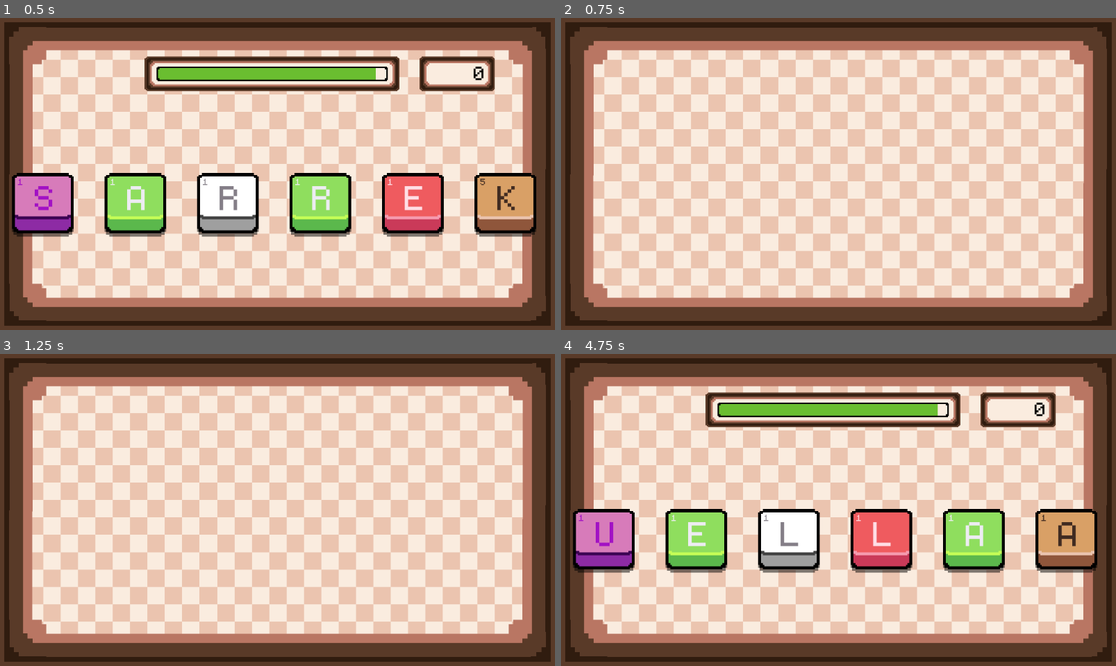
Above: before the commit, frames 1-4 (two rows, left to right).
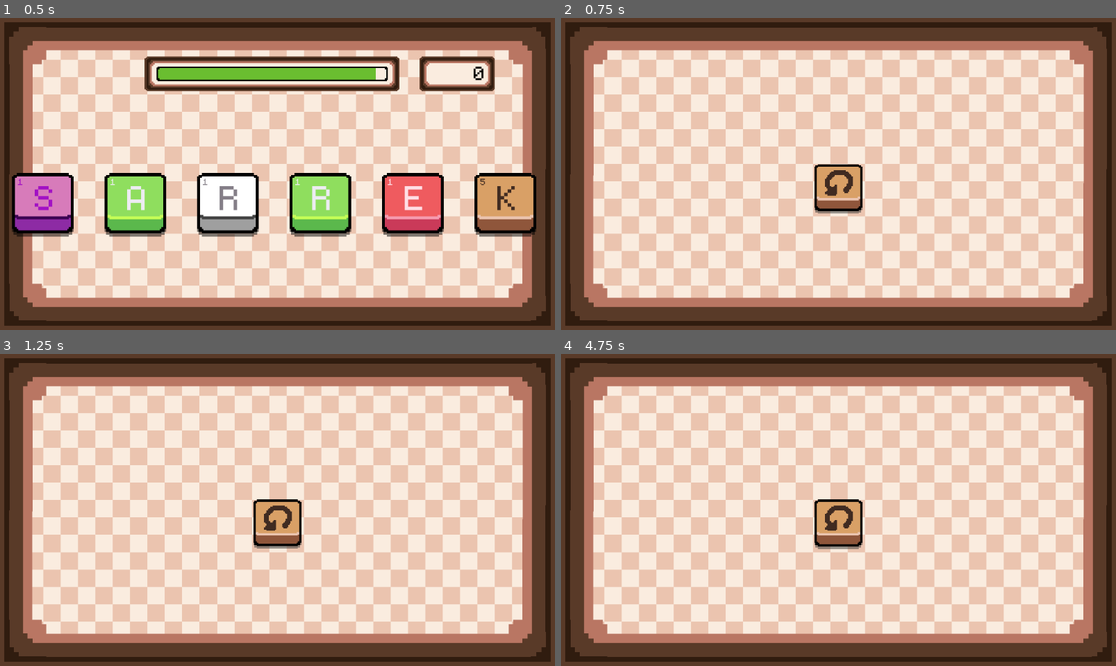
Above: after the commit, the same moments.

Repository: lohchness/Swivle
Game: Godot game, scene res://scenes/Game.tscn
Two runs of this game, one before a commit and one after it. Both use one fixed random seed, a clock stepped at 60 frames per second and the inputs below.
Inputs (mouse positions are in pixels of both pictures, inside the frame that each line leads up to):
- Up to frame 1 (0.5 s): no input
- Up to frame 2 (0.75 s): tap Enter (DEBUG_END) at 0.5 s; move the mouse to (605, 205) at 0.52 s; tap 5 (FIVE) at 0.6 s; click (605, 205) at 0.67 s
- Up to frame 3 (1.25 s): no input
- Up to frame 4 (4.75 s): click (838, 522) at 1.27 s; move the mouse to (727, 525) at 2.02 s; tap 4 (FOUR) at 2.1 s; click (727, 525) at 2.17 s; tap Space (Pivot) at 2.75, 3.6 s; move the mouse to (894, 441) at 2.77 s; tap 1 (ONE) at 2.85 s; click (894, 441) at 2.92 s; move the mouse to (810, 572) at 3.52 s; click (810, 572) at 3.67 s; tap Enter (DEBUG_END) at 4.25 s; move the mouse to (1005, 556) at 4.27 s; right-click (1005, 556) at 4.35 s; click (1005, 556) at 4.42 s

Frame 1 is identical in both runs. In frame 2, 1.3% of the frame differs, in the area x 45-55%, y 46-63%; in frame 3, 1.3%; in frame 4, 20%, in the area x 2-97%, y 12-71%.

Commit message:
feat: implement restart control key

Diff:
--- a/scenes/Game.tscn
+++ b/scenes/Game.tscn
@@ -11,6 +11,7 @@
 [ext_resource type="Texture2D" uid="uid://iibm3h362gtv" path="res://assets/menu_burger.png" id="9_s58x2"]
 [ext_resource type="PackedScene" uid="uid://ctau5r7efkgkr" path="res://scenes/Countdown.tscn" id="9_yiqp2"]
 [ext_resource type="PackedScene" uid="uid://dbg1ecfoostfo" path="res://scenes/score_window.tscn" id="10_3xj3m"]
+[ext_resource type="PackedScene" uid="uid://cqh4be70g6bi3" path="res://scenes/controls/restart_control_key.tscn" id="12_mcffj"]
 
 [node name="Game" type="Node2D"]
 script = ExtResource("1_d0sg0")
@@ -110,3 +111,6 @@
 
 [node name="Timer" parent="TopBar" instance=ExtResource("9_yiqp2")]
 position = Vector2(565, 116)
+
+[node name="RestartControlKey" parent="." instance=ExtResource("12_mcffj")]
+position = Vector2(576, 796)
--- /dev/null
+++ b/scenes/controls/restart_control_key.tscn
@@ -0,0 +1,13 @@
+[gd_scene load_steps=4 format=3 uid="uid://cqh4be70g6bi3"]
+
+[ext_resource type="PackedScene" uid="uid://baf7w6gsreqts" path="res://scenes/control_key.tscn" id="1_cgm6q"]
+[ext_resource type="Script" uid="uid://rts2shyu8vwg" path="res://scripts/controls/restart_control_key.gd" id="2_fu1wx"]
+[ext_resource type="Texture2D" uid="uid://dxhy8gygkwii" path="res://assets/restartkey.png" id="3_qeihn"]
+
+[node name="RestartControlKey" instance=ExtResource("1_cgm6q")]
+script = ExtResource("2_fu1wx")
+
+[node name="TextureButton" parent="." index="0"]
+texture_normal = ExtResource("3_qeihn")
+
+[connection signal="pressed" from="TextureButton" to="." method="_on_texture_button_pressed"]
--- a/scripts/Game.gd
+++ b/scripts/Game.gd
@@ -10,6 +10,7 @@
 @onready var processor: Processor = $WordProcessor
 @onready var score_counter: Label = $TopBar/ScoreWindow/ScoreCounter
 @onready var timer: CountdownBar = $TopBar/Timer
+@onready var restart_key: RestartControlKey = $RestartControlKey
 
 
 func _ready() -> void:
@@ -18,6 +19,7 @@
 	hand.pivoted.connect(Callable(self, "moved"))
 	score_counter.text = str(total_score)
 	timer.gameover.connect(Callable(self, "game_over"))
+	restart_key.restart_pressed.connect(Callable(self, "restart"))
 
 
 func _physics_process(_delta: float) -> void:
@@ -62,6 +64,7 @@
 	game_state = State.GAMEOVER
 	hand.game_over()
 	$TopBar.game_over()
+	restart_key.game_over()
 
 
 func restart() -> void:
@@ -70,3 +73,4 @@
 	hand.new_game()
 	hand.deselect_all()
 	$TopBar.new_game()
+	restart_key.new_game()
--- /dev/null
+++ b/scripts/controls/restart_control_key.gd
@@ -0,0 +1,33 @@
+class_name RestartControlKey
+extends ControlKey
+
+signal restart_pressed
+
+const TARGET: Vector2 = Vector2(576, 352)
+
+var base_position: Vector2
+var offset: Vector2
+
+
+func _ready() -> void:
+	super()
+	# Assumes the restart key is off screen at scene ready.
+	base_position = position
+	offset = Vector2.ZERO
+
+
+func _physics_process(delta: float) -> void:
+	super(delta)
+	position = lerp(position, base_position + offset, 20 * delta)
+
+
+func game_over() -> void:
+	offset = TARGET - base_position
+
+
+func new_game() -> void:
+	offset = Vector2.ZERO
+
+
+func _on_texture_button_pressed() -> void:
+	restart_pressed.emit()
Not shown: 1 places in scenes/Game.tscn that only renumber resources
Not shown, added: scripts/controls/restart_control_key.gd.uid
